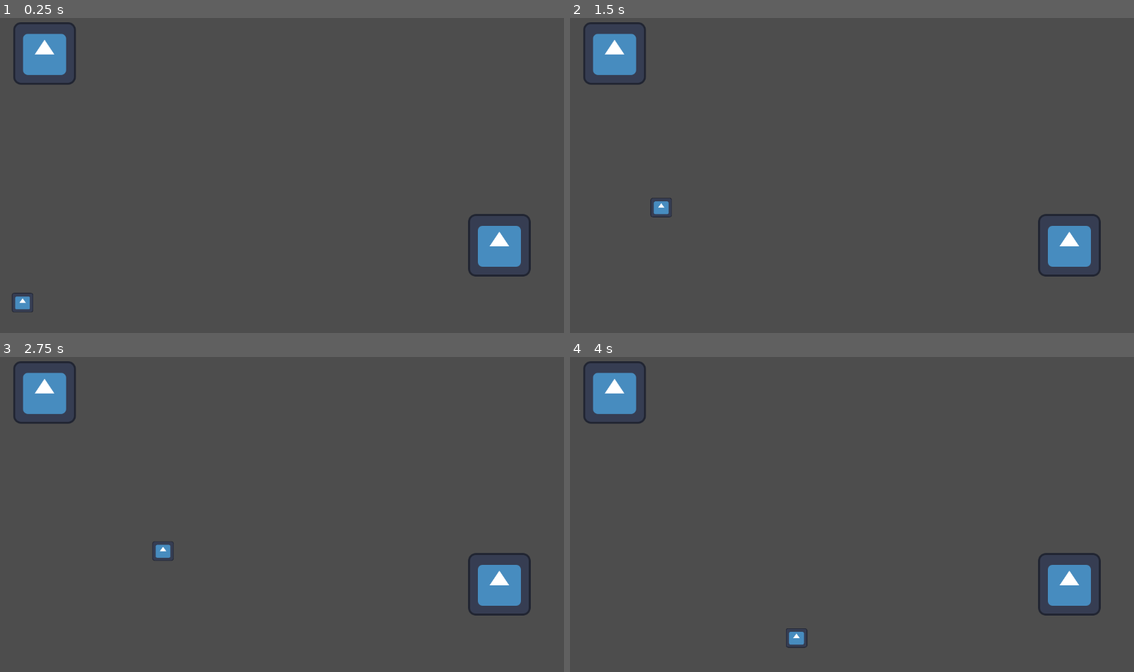
Above: before the commit, frames 1-4 (two rows, left to right).
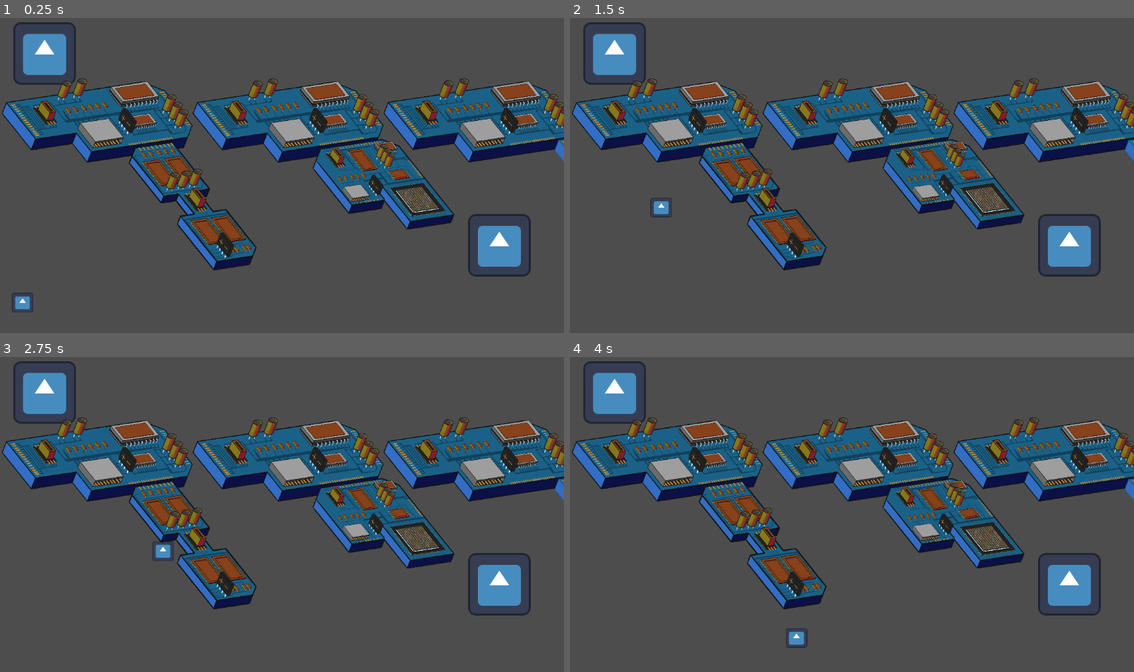
Above: after the commit, the same moments.

Repository: Aaron-C63/Pinky-Vs-BrAIn
Game: Godot game, scene res://Scenes/testing_scene.tscn
The game is run twice, just before and just after one commit, with the same random seed, the same clock (stepped at 60 frames per second) and the same inputs. This scene is started directly instead of the project's main scene. The engine's default icon, where the game draws it, is replaced by a stand-in: a white triangle on a blue panel in a dark square.
Inputs (mouse positions are in pixels of both pictures, inside the frame that each line leads up to):
- Up to frame 1 (0.25 s): no input
- Up to frame 2 (1.5 s): tap Enter (ui_accept) at 0.5, 0.77 s; move the mouse to (976, 159) at 0.52 s; press the mouse at (976, 159) at 0.53 s; release the mouse at (976, 159) at 1.25 s; drag from (739, 191) to (648, 225) at 1.27 s
- Up to frame 3 (2.75 s): move the mouse to (338, 445) at 2.02 s; press the mouse at (338, 445) at 2.03 s
- Up to frame 4 (4 s): release the mouse at (908, 445) at 2.75 s; drag from (823, 577) to (880, 486) at 2.77 s; move the mouse to (1021, 561) at 3.52 s; press the mouse at (1021, 561) at 3.53 s; tap Enter (ui_accept) at 3.77 s

The runs differ from the first frame. In frame 1, 25% of the frame differs, in the area x 0-100%, y 19-81%; in frame 2, 25%; in frame 3, 25%; in frame 4, 25%.

Commit message:
map tiles - each 'tile' has two map sections on it

Diff:
--- a/Scenes/testing_scene.tscn
+++ b/Scenes/testing_scene.tscn
@@ -1,7 +1,8 @@
-[gd_scene load_steps=6 format=3 uid="uid://bcar5w7dwbc1p"]
+[gd_scene load_steps=7 format=3 uid="uid://bcar5w7dwbc1p"]
 
 [ext_resource type="Texture2D" uid="uid://ccclwtsiwebth" path="res://icon.svg" id="1_gy5by"]
 [ext_resource type="Script" path="res://Scripts/sprite_2d.gd" id="2_ss73i"]
+[ext_resource type="Texture2D" uid="uid://c7njw8022a0qa" path="res://Assets/map_tiles/Stage_One__Two (1).png" id="3_mohht"]
 
 [sub_resource type="Curve2D" id="Curve2D_v4tjt"]
 _data = {
@@ -74,6 +75,16 @@
 position = Vector2(91, 74)
 texture = ExtResource("1_gy5by")
 
+[node name="StageFiveSix" type="Sprite2D" parent="."]
+z_index = -1
+position = Vector2(3482.97, 323.75)
+scale = Vector2(0.600463, 0.600463)
+
+[node name="StageOneTwo(1)" type="Sprite2D" parent="."]
+position = Vector2(2210, 328)
+scale = Vector2(0.381481, 0.381481)
+texture = ExtResource("3_mohht")
+
 [connection signal="area_entered" from="Area2D" to="Path2D/PathFollow2D/Sprite2D" method="_on_area_2d_area_entered"]
 [connection signal="area_entered" from="Area2D4" to="Path2D/PathFollow2D/Sprite2D" method="_on_area_2d_area_entered"]
 [connection signal="area_entered" from="Area2D2" to="Path2D/PathFollow2D/Sprite2D" method="_on_area_2d_area_entered"]
Binary file added: Assets/map_tiles/Stage_Five__six (1).png
Not shown, added: Assets/map_tiles/Stage_Five__six (1).png.import
Binary file added: Assets/map_tiles/Stage_One__Two (1).png
Not shown, added: Assets/map_tiles/Stage_One__Two (1).png.import
Binary file added: Assets/map_tiles/Stage_Three__four (1).png
Not shown, added: Assets/map_tiles/Stage_Three__four (1).png.import
